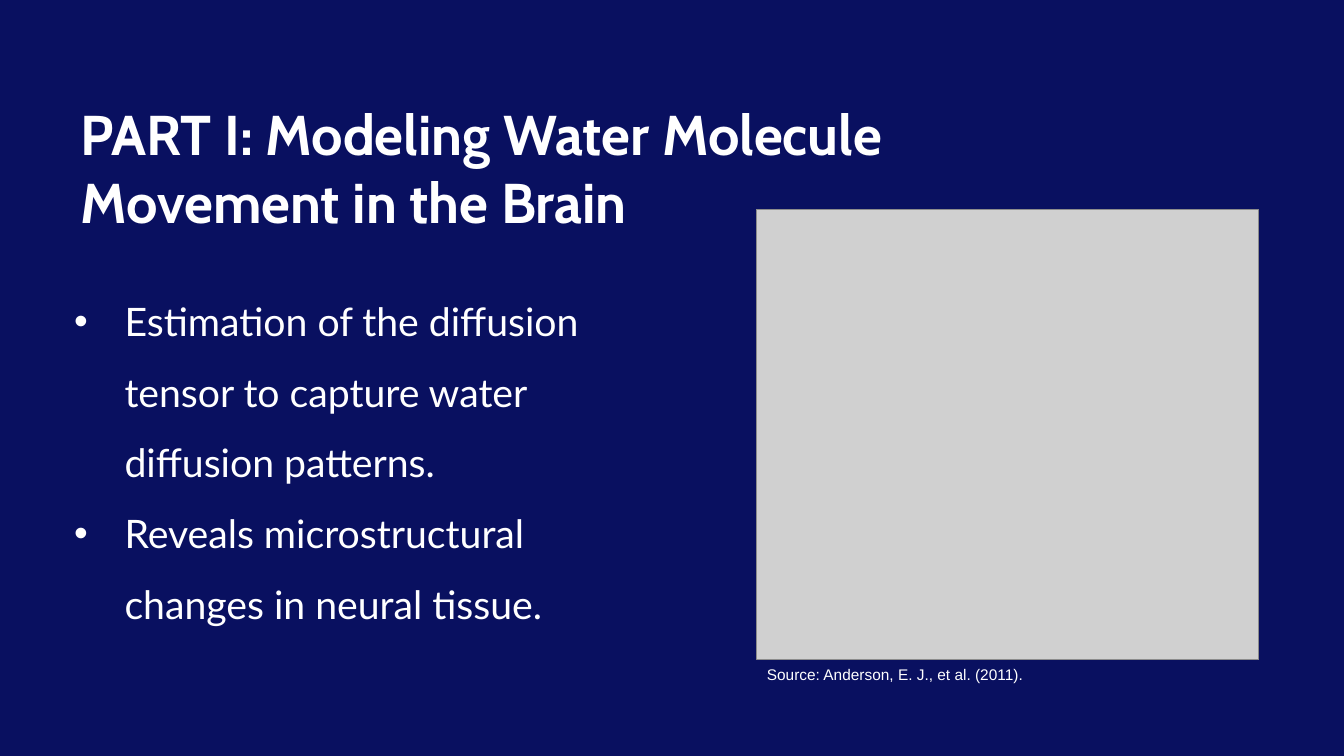
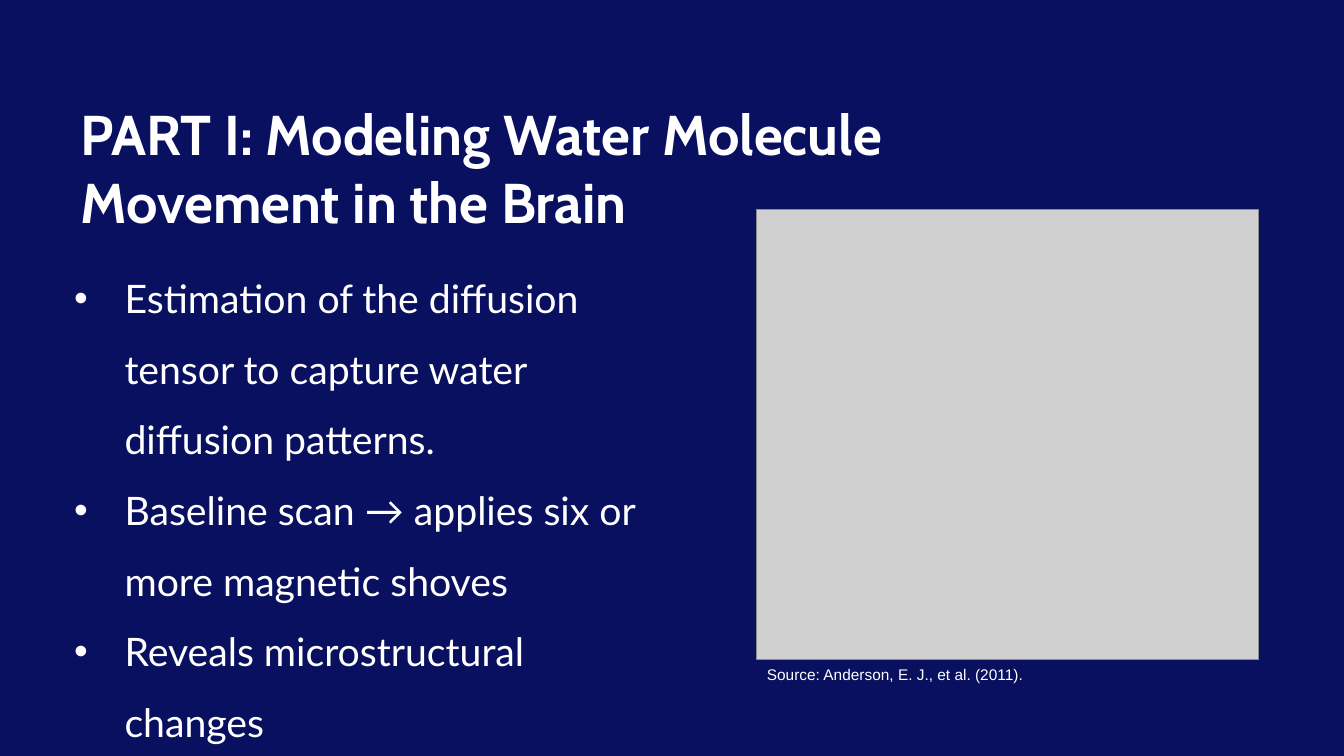
Before and after one commit to Neepa04/MXB201Group15, a slide deck: slide 3 of Report/Presentation.pptx. Drawn at 1344x756 pixels with LibreOffice and Linux fonts; fonts in the diff are those of the drawing; grey boxes stand for pictures; background and template pictures are left out. Boxes give left, top, right and bottom in pixels: in the first picture for what was removed or moved away, otherwise in the second. Text is boxed around its words. In the diff, an @@ line names an element or a change of style, - is before the commit and + after.

Commit message:
edited my slides

```diff
--- a/Report/Presentation.pptx
+++ b/Report/Presentation.pptx
@@ text "Estimation of the diffusion tensor ...": place and size @@
-text "Estimation of the diffusion tensor ..." at [125, 307, 579, 626]
+text "Estimation of the diffusion tensor ..." at [125, 284, 635, 667]
@@ text at [125, 496, 635, 667]: text changed @@
-• Reveals microstructural changes in neural tissue.
+• Baseline scan → applies six or more magnetic shoves
+• Reveals microstructural changes
```
